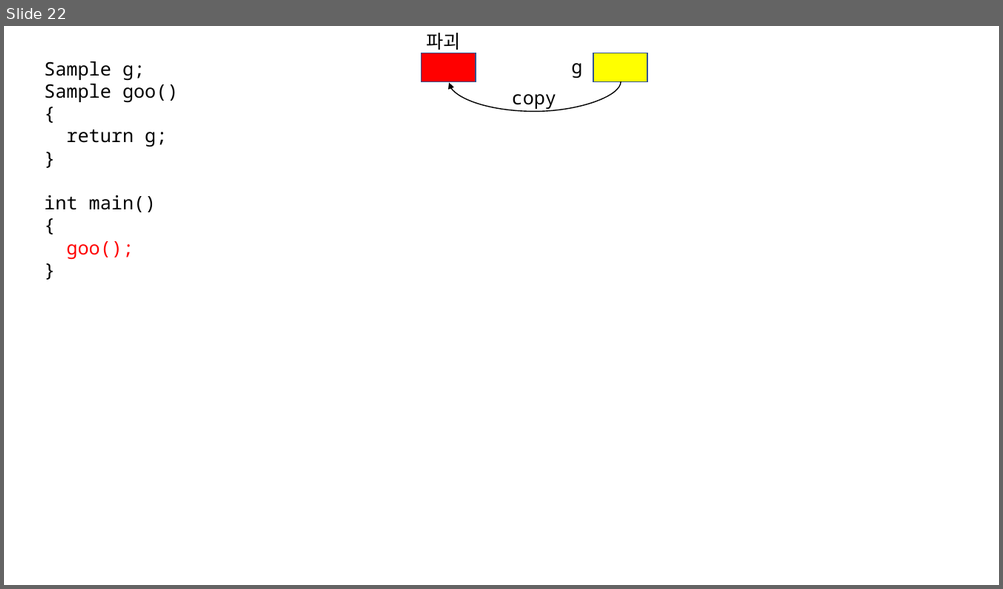
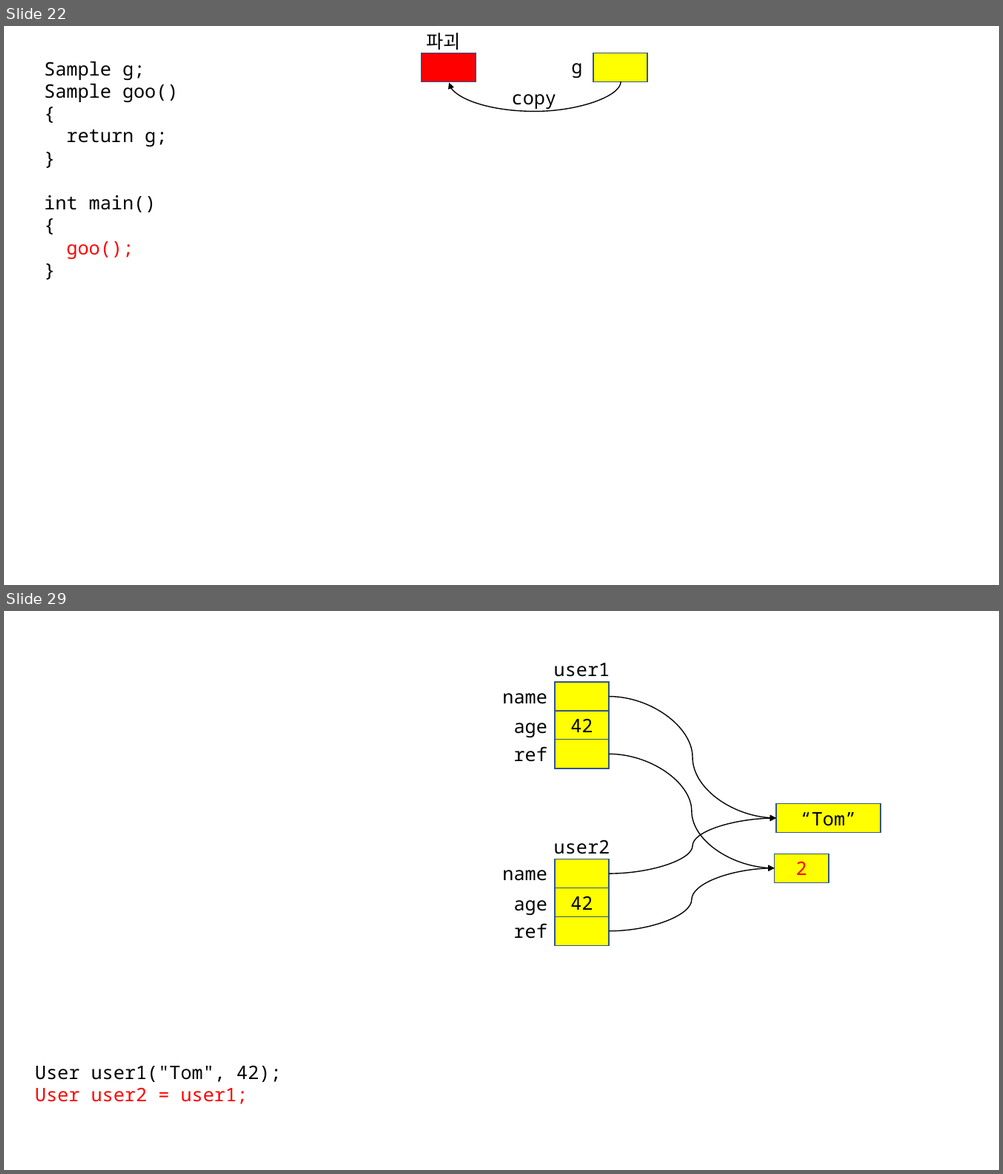
Before and after one commit to yoondev-classroom/cpp_221114, a slide deck: 221114.pptx. Shown one above the other, each under a label of ours: slide 22 before the commit, slides 22 and 29 after it; the slides between them are not shown. The pictures are 1003x589 and 1003x1174 pixels, drawn with LibreOffice and Linux fonts; fonts in the diff are those of the drawing. Boxes give left, top, right and bottom in pixels: in the first picture for what was removed or moved away, otherwise in the second. Text is boxed around its words. In the diff, an @@ line names an element or a change of style, - is before the commit and + after.

```diff
--- a/221114.pptx
+++ b/221114.pptx
@@ slide 29 added at [4, 611, 999, 1170], background #FFFFFF @@
@@ text added at [554, 663, 610, 677], 18 pt, text #000000 @@
+user1
@@ text added at [502, 693, 546, 704], 18 pt, text #000000 @@
+name
@@ rectangle added at [555, 682, 609, 711], fill #FFFF00, outline #325491 1 pt @@
@@ curved arrow added from (609, 697) to (777, 818), #000000 1 pt @@
@@ rectangle added at [555, 711, 609, 740], fill #FFFF00, outline #325491 1 pt, 18 pt, text #000000 @@
+42
@@ text added at [514, 723, 547, 738], 18 pt, text #000000 @@
+age
@@ rectangle added at [555, 739, 609, 769], fill #FFFF00, outline #325491 1 pt @@
@@ text added at [514, 746, 547, 762], 18 pt, text #000000 @@
+ref
@@ curved arrow added from (609, 755) to (774, 869), #000000 1 pt @@
@@ rectangle added at [777, 803, 881, 832], fill #FFFF00, outline #325491 1 pt, 18 pt, text #000000 @@
+“Tom”
@@ curved arrow added from (609, 874) to (777, 818), #000000 1 pt @@
@@ text added at [554, 840, 610, 854], 18 pt, text #000000 @@
+user2
@@ rectangle added at [774, 854, 828, 883], fill #FFFF00, outline #325491 1 pt, 18 pt, text #FF0000 @@
+2
@@ text added at [502, 870, 546, 881], 18 pt, text #000000 @@
+name
@@ rectangle added at [555, 860, 609, 889], fill #FFFF00, outline #325491 1 pt @@
@@ curved arrow added from (609, 931) to (774, 869), #000000 1 pt @@
@@ rectangle added at [555, 889, 609, 917], fill #FFFF00, outline #325491 1 pt, 18 pt, text #000000 @@
+42
@@ text added at [514, 900, 547, 915], 18 pt, text #000000 @@
+age
@@ rectangle added at [555, 917, 609, 946], fill #FFFF00, outline #325491 1 pt @@
@@ text added at [514, 923, 547, 939], 18 pt, text #000000 @@
+ref
@@ text added at [35, 1065, 281, 1105], 18 pt, text #000000 @@
+User user1("Tom", 42);
+User user2 = user1;
```
Also in this commit, not shown: 1 slide changed, 10 other slides added, 1 other file.
